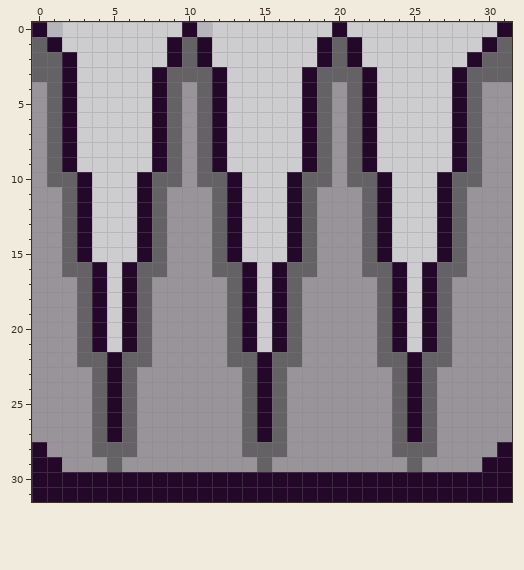
Pixel-art sprite -- Puzzle-Runner-desktop/bin/textures/spike.png. This is how it looked before the edit.
The file is 32x32 pixels. Pixels under 10% opacity are left out. Colours within 5 levels of each other are drawn and written as one.
The same view after the edit:
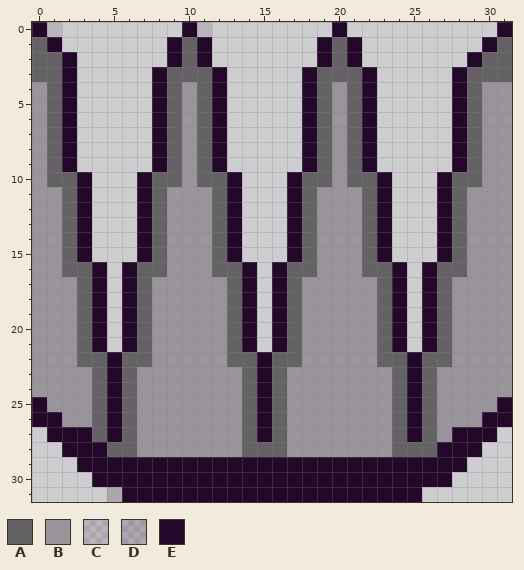
Palette (. is transparent): A #656266  B #99949a  C #24082a20  D #24082a32  E #24082a
From old to new:
Colour D replaces colour E in row 31 at x 5.
Colour E replaces colour A in row 28 at x 4; in row 29 at x 5, 15 and 25.
Colour E replaces colour B in row 25 at x 0 and 31; in row 26 at x 0 to 1 and 30 to 31; in row 27 at x 1 to 3 and 28 to 30; in row 28 at x 2 to 3 and 27 to 29; in row 29 at x 3 to 4, 6 to 14, 16 to 24 and 26 to 28.
Colour B is gone in row 27 at x 0 and 31; in row 28 at x 1 and 30; in row 29 at x 2 and 29.
Colour E is gone in row 28 at x 0 and 31; in row 29 at x 0 to 1 and 30 to 31; in row 30 at x 0 to 3 and 28 to 31; in row 31 at x 0 to 4 and 26 to 31.
Boxes around the changes in both pictures, in picture pixels (x1, y1, x2, y2):
changed: (32, 397, 512, 502)
